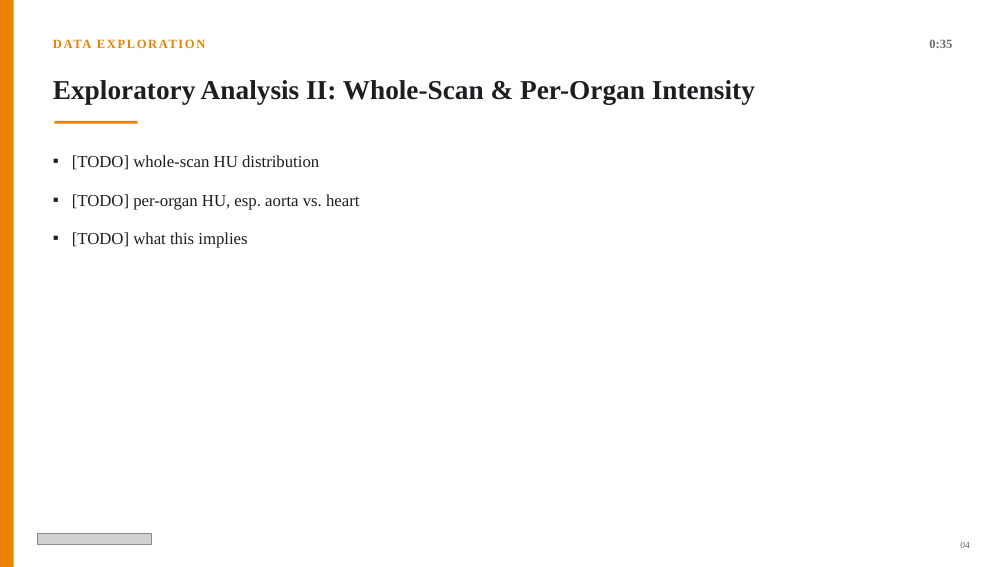
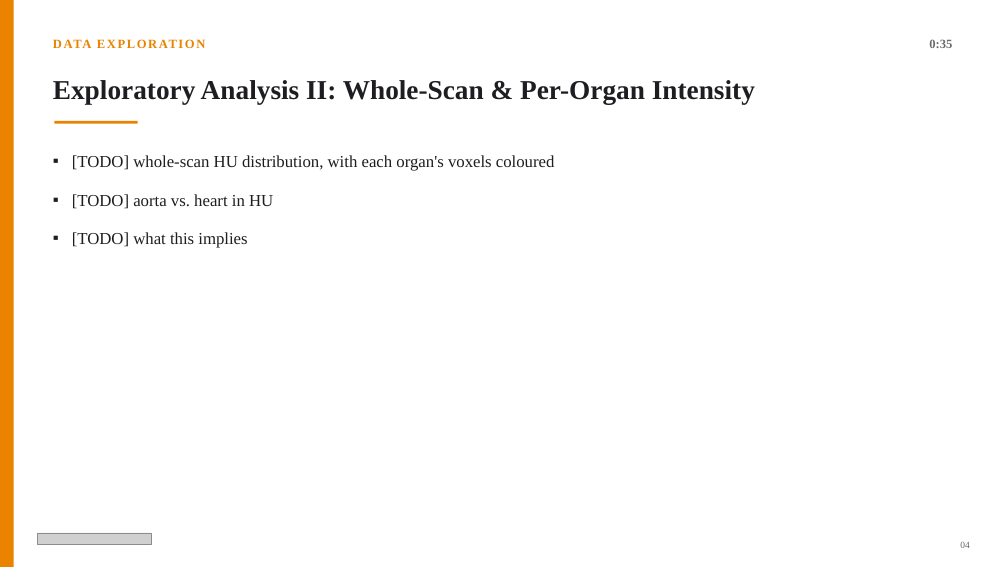
Before and after one commit to DenisaCG/ai4mi_project, a slide deck: slide 5 of deck/midproject_outline.pptx. Drawn at 1008x567 pixels with LibreOffice and Linux fonts; fonts in the diff are those of the drawing; grey boxes stand for pictures. Boxes give left, top, right and bottom in pixels: in the first picture for what was removed or moved away, otherwise in the second. Text is boxed around its words. In the diff, an @@ line names an element or a change of style, - is before the commit and + after.

Commit message:
Update presentation: three-box geometry slide, newest figure, current slide text

```diff
--- a/deck/midproject_outline.pptx
+++ b/deck/midproject_outline.pptx
@@ text at [72, 155, 555, 209]: text changed @@
-▪ [TODO] whole-scan HU distribution
-▪ [TODO] per-organ HU, esp. aorta vs. heart
+▪ [TODO] whole-scan HU distribution, with each organ's voxels coloured
+▪ [TODO] aorta vs. heart in HU
```
Also in this commit, not shown: 5 other slides changed, 2 other files.
